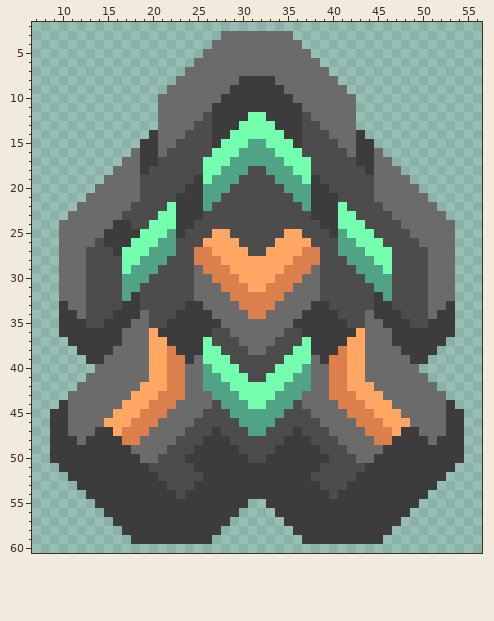
Two states of a pixel-art sprite, sprites/units/ship-heal.png. Above, as it was before the edit.
The file is 64x64 pixels. Shown: x 7..56, y 2..60.
The same view after the edit:
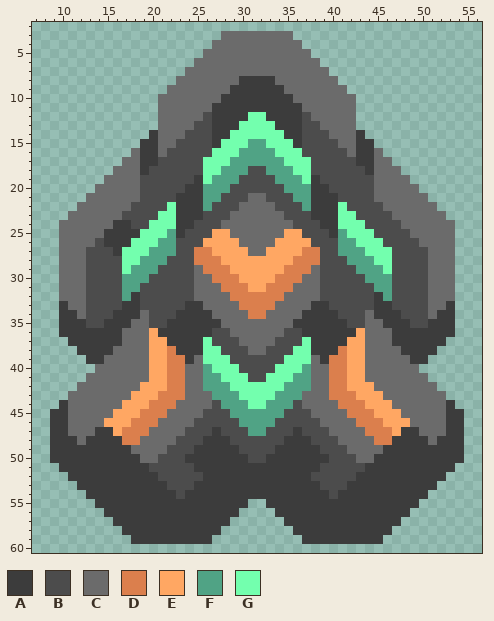
Palette (. is transparent): A #3c3c3c  B #4c4c4c  C #6b6b6b  D #db7f4d  E #ffa763  F #50a385  G #73ffae
The edit:
y 21: x 31..32 BB -> CC
y 22: x 30..33 BBBB -> CCCC
y 23: x 29..34 BBBBBB -> CCCCCC
y 24: x 28..35 BBBBBBBB -> CCCCCCCC
y 25: x 29..34 BBBBBB -> CCCCCC
y 26: x 30..33 BBBB -> CCCC
y 27: x 31..32 BB -> CC
